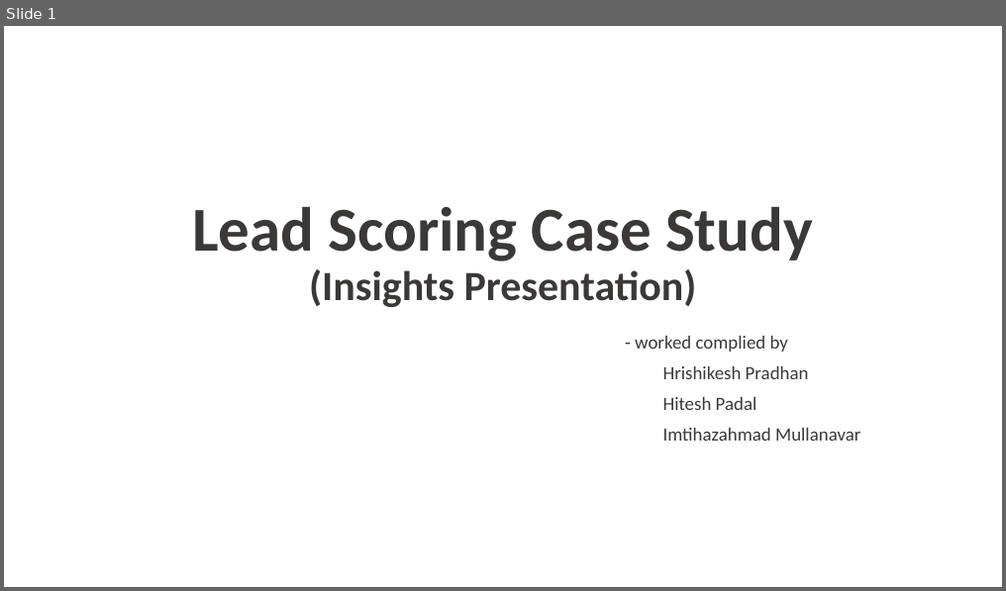
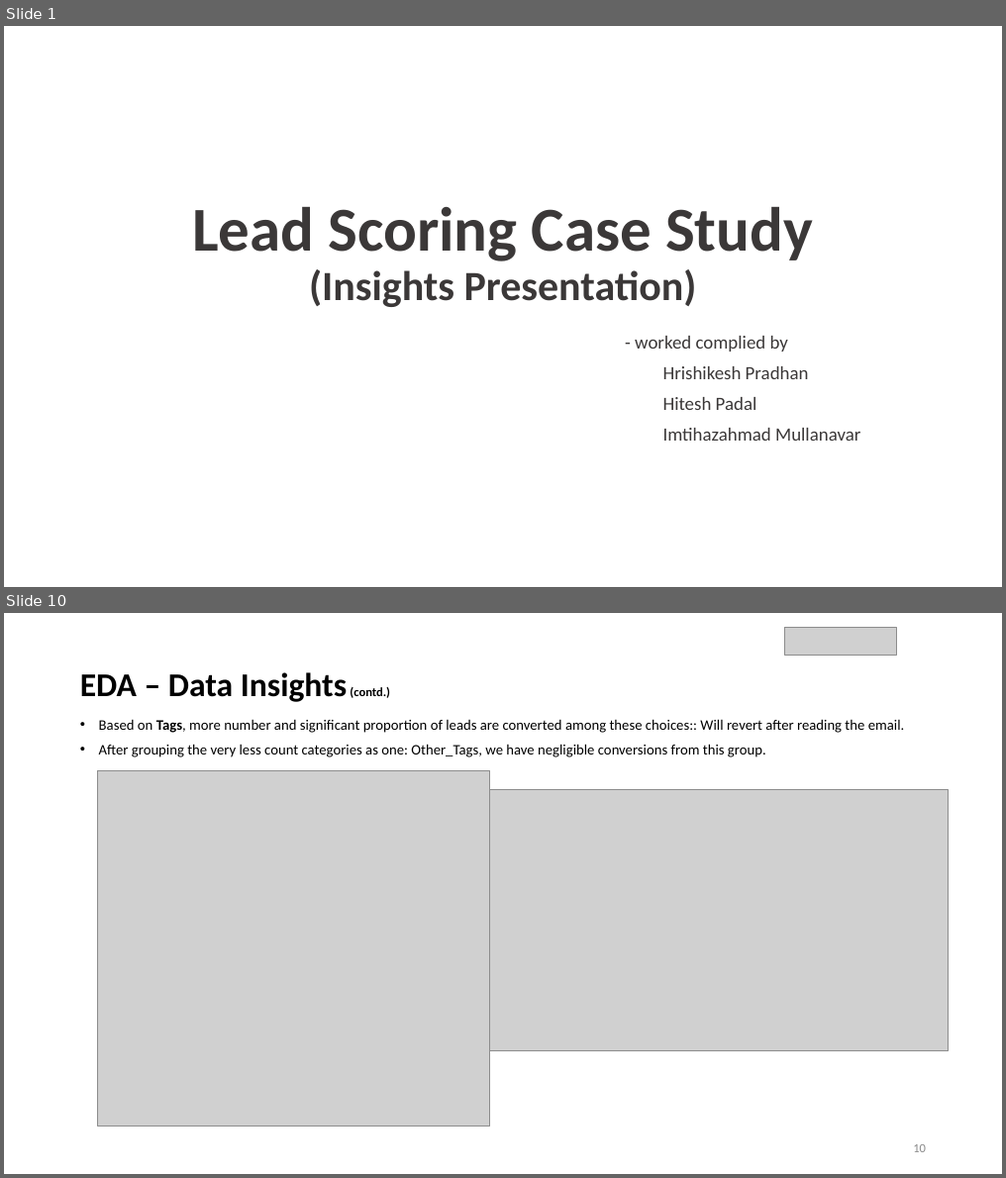
Before and after one commit to Hiteshp97/ProjCollab_LSCS_BTCH67_535, a slide deck: Lead Scoring Case Study.pptx. Shown one above the other, each under a label of ours: slide 1 before the commit, slides 1 and 10 after it; the slides between them are not shown. The pictures are 1006x591 and 1006x1178 pixels, drawn with LibreOffice and Linux fonts; fonts in the diff are those of the drawing; grey boxes stand for pictures; background and template pictures are left out. Boxes give left, top, right and bottom in pixels: in the first picture for what was removed or moved away, otherwise in the second. Text is boxed around its words. In the diff, an @@ line names an element or a change of style, - is before the commit and + after.

```diff
--- a/Lead Scoring Case Study.pptx
+++ b/Lead Scoring Case Study.pptx
@@ slide 10 added at box(4, 613, 1002, 1174), background #FFFFFF @@
@@ picture added at box(785, 627, 896, 655) @@
@@ title added at box(80, 672, 390, 702), 32 pt, text #000000, bold @@
+EDA – Data Insights (contd.)
@@ text added at box(99, 719, 905, 758), 14 pt, text #000000 @@
+• Based on Tags, more number and significant proportion of leads are converted among these choices:: Will revert after reading the email.
+• After grouping the very less count categories as one: Other_Tags, we have negligible conversions from this group.
@@ picture added at box(98, 771, 490, 1127) @@
@@ picture added at box(490, 789, 948, 1052) @@
@@ page number added at box(913, 1145, 926, 1153), 12 pt, text #8C8C8C @@
+10
```
Also in this commit, not shown: 7 slides changed, 6 other slides added, 7 slides removed.
